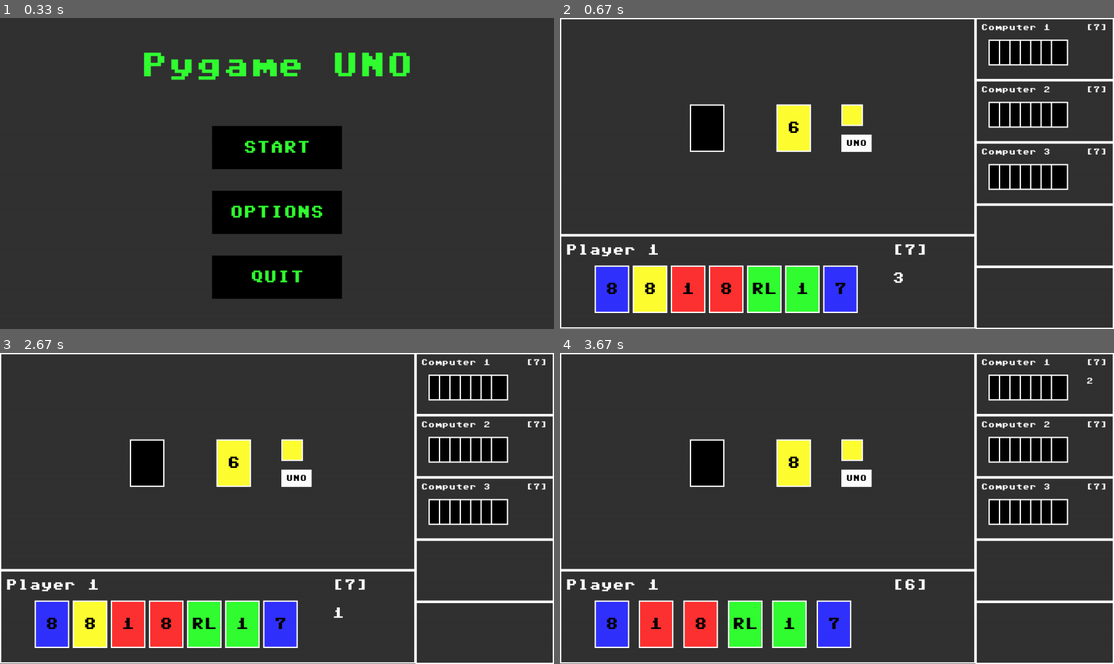
Above: before the commit, frames 1-4 (two rows, left to right).
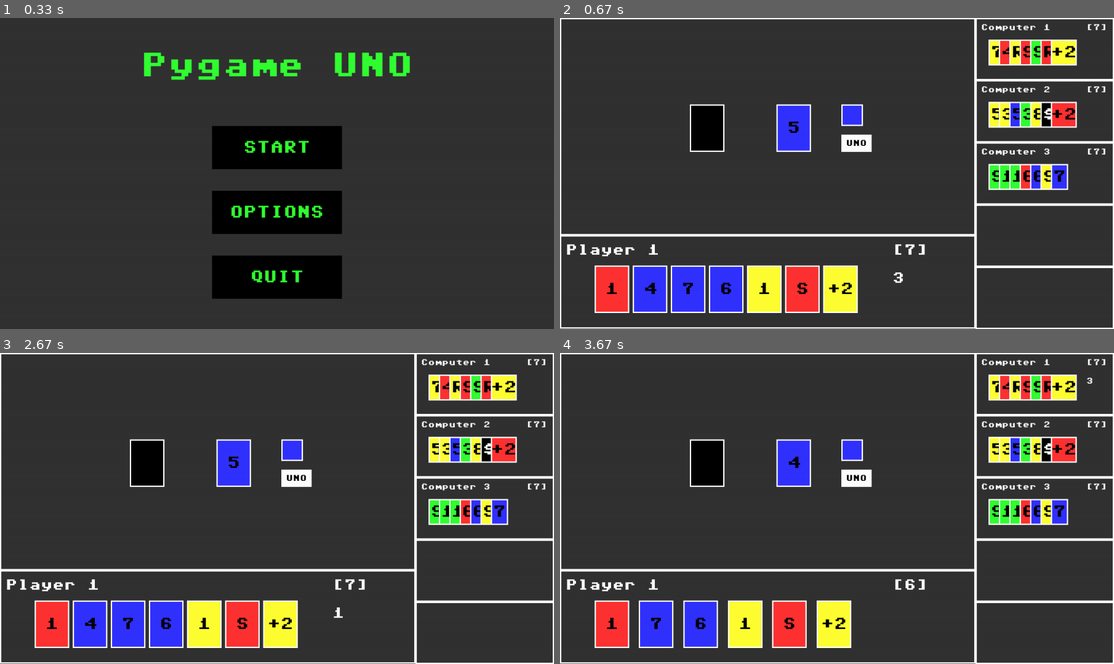
Above: after the commit, the same moments.

Repository: jrsky723/pygameuno
Game: pygame game, started from main.py
The game is run twice, just before and just after one commit, with the same random seed, the same clock (stepped at 60 frames per second) and the same inputs.
Inputs:
- Up to frame 1 (0.33 s): no input
- Up to frame 2 (0.67 s): click "START" at 0.38 s
- Up to frame 3 (2.67 s): no input
- Up to frame 4 (3.67 s): no input

Frame 1 is identical in both runs. In frame 2, 9.9% of the frame differs, in the area x 6-94%, y 6-95%; in frame 3, 9.9%; in frame 4, 9.0%.

Commit message:
Action Card 기능 구현 완료
uno_constants.py : reload를 wild card로 수정
uno_game.py : action card의 기능을 게임내에 적용시키는 _handle_action()
uno_game.py : computer의 카드를 확인하기 위해 임시적으로 수정

Diff:
--- a/game/uno_constants.py
+++ b/game/uno_constants.py
@@ -1,16 +1,16 @@
 COLORS = ["red", "yellow", "green", "blue"]
 ALL_COLORS = COLORS + ["black"]
 NUMBERS = list(range(10)) + list(range(1, 10))
-COLOR_ACTION_VALUES = ["skip", "reverse", "draw2", "reload"]
-WILD_ACTION_VALUES = ["color_change", "draw4", "again"]
+COLOR_ACTION_VALUES = ["skip", "reverse", "draw2"]
+WILD_ACTION_VALUES = ["color_change", "draw4", "bonus", "reload"]
 CARD_ABBREVIATIONS = {
     "skip": "S",
-    "reverse": "RV",
+    "reverse": "R",
     "draw2": "+2",
     "draw4": "+4",
     "color_change": "C",
-    "reload": "RL",
-    "again": "A",
+    "reload": "L",
+    "bonus": "$",
 }
 CARD_VALUES = {
     "skip": 20,
--- a/game/uno_game.py
+++ b/game/uno_game.py
@@ -73,6 +73,9 @@
     # endregion
 
     # region get functions
+    def get_direction(self):
+        return self.direction
+
     def get_top_card(self):
         return self.top_card
 
@@ -102,7 +105,9 @@
             card = self.deck.pop(0)
             player.add_card(card)
 
-    def _play_card(self, card):
+    def _play_card(self, player, card):
+        if card.type is "action":
+            self._handle_action(player, card)
         self.discard_pile.append(card)
         self.top_card = card
 
@@ -120,54 +125,61 @@
         self.current_player_idx %= self.player_number
         print("Current player: " + self.players[self.current_player_idx].name)
 
-    def auto_turn(self):
-        com_player = self.get_current_player()
+    # automatically play card, if player can't play, draw card
+    def auto_turn(self, com_player):
         if not com_player.can_play(self.top_card):
             self._draw_card(com_player)
             return
         card = com_player.auto_play(self.top_card)
-        self._play_card(card)
+        self._play_card(com_player, card)
 
     def turn_time_out(self):
         player = self.get_current_player()
-        self.auto_turn()
+        self.auto_turn(player)
         # if player is human, draw card
         # if player.is_human():
         #     self._draw_card(player)
         # else:
-        #     self.com_turn()
+        #     self.auto_ture()
 
     # endregion
 
     # region Card Functions
 
-    # TODO: add card action
-
-    # if card.type is "action":
-    #     self._handle_action(card)
-
-    def _handle_action(self, card):
+    def _handle_action(self, player, card):
         if card.value == "reverse":
             self.direction *= -1
         elif card.value == "skip":
             self.next_turn()
         elif card.value == "draw2":
             self._draw_card(self.get_next_player(), 2)
+            self.next_turn()
         elif card.value == "draw4":
             self._draw_card(self.get_next_player(), 4)
+            self.next_turn()
         elif card.value == "reload":
-            self._reload_hand(self.get_current_player())
+            self._reload_hand(player)
         elif card.value == "change_color":
-            self._change_color()
+            self._change_color(player)
         elif card.value == "bonus":
             return
-        self.next_turn()
 
-    def _change_color(self):
-        self.top_card.color = random.choice(COLORS)
+    # change color of top card to color which is most in player's hand
+    def _change_color(self, player):
+        color_count = {}
+        for color in COLORS:
+            color_count[color] = 0
+        for card in player.hand:
+            if card.color != "black":
+                color_count[card.color] += 1
+        self.top_card.color = max(color_count, key=color_count.get)
 
-    # reload player's hand
-    # def _reload_hand(self, player):
-    #     for i, card in enumerate(self.deck):
+    # reload player's hand put all card on deck and shuffle then draw the same number of card
+    def _reload_hand(self, player):
+        hand_size = len(player.hand)
+        self.deck.extend(player.hand)
+        player.hand = []
+        self._shuffle_deck()
+        self._draw_card(player, hand_size)
 
     # endregion
--- a/screens/game_screen.py
+++ b/screens/game_screen.py
@@ -38,8 +38,12 @@
 
         # handling turns
         self.turn_timer = Timer()
-        self.player_turn_time, self.com_turn_time = 3, 2
+        self.player_turn_time, self.com_turn_time = 3, 3
         self.turn_ended = False
+
+        # handling game event
+        # TODO: show direction in screen
+        self.direction = self.game.get_direction()
 
     def create_surfaces(self):
         self.player_hand_surface = pygame.Surface(
@@ -104,16 +108,22 @@
     ):
         for i, card in enumerate(player_hand):
             card_params["x"] = C_X + i * C_GAP
-            if is_player:
-                card_render = Card(
-                    **card_params,
-                    color=card.get_color(),
-                    text=card.get_abb(),
-                )
-            else:
-                card_render = Rect(
-                    **card_params, background_color="black", border_width=3
-                )
+            # if is_player:
+            #     card_render = Card(
+            #         **card_params,
+            #         color=card.get_color(),
+            #         text=card.get_abb(),
+            #     )
+            # else:
+            #     card_render = Rect(
+            #         **card_params, background_color="black", border_width=3
+            #     )
+            # TODO : fix card rendering for coms this is for test
+            card_render = Card(
+                **card_params,
+                color=card.get_color(),
+                text=card.get_abb(),
+            )
             card_render.draw(surface)
 
     def draw_player_card_number(self, surface, card_number, text_params):
